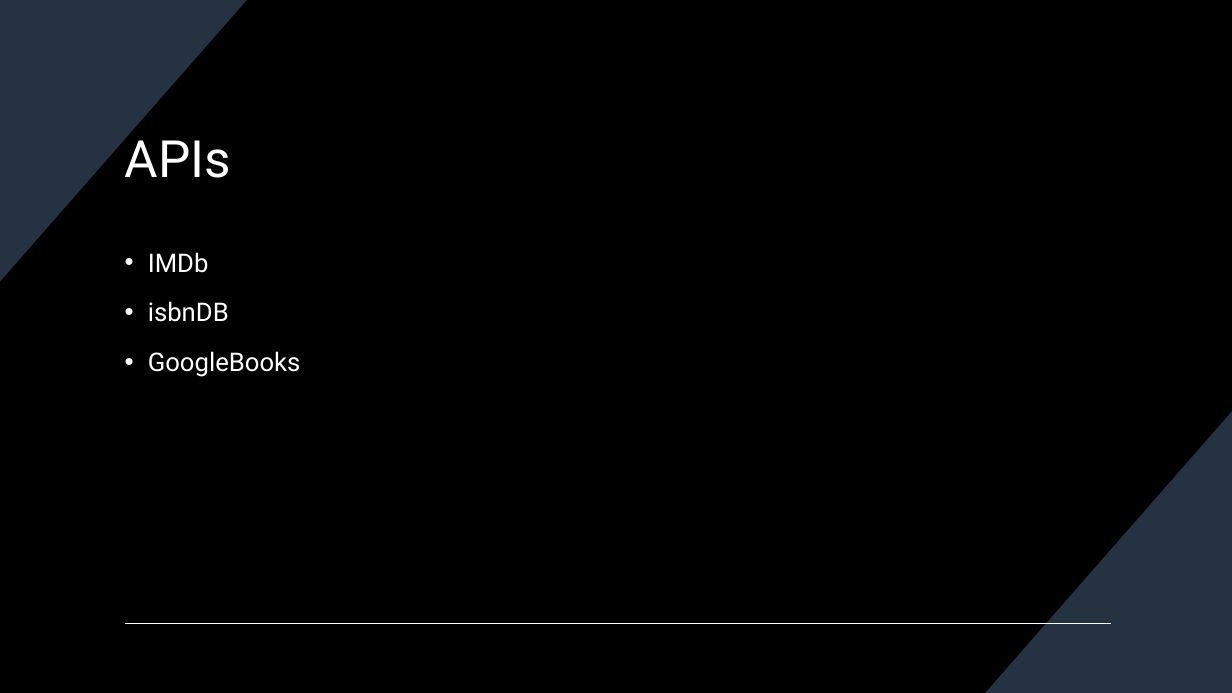
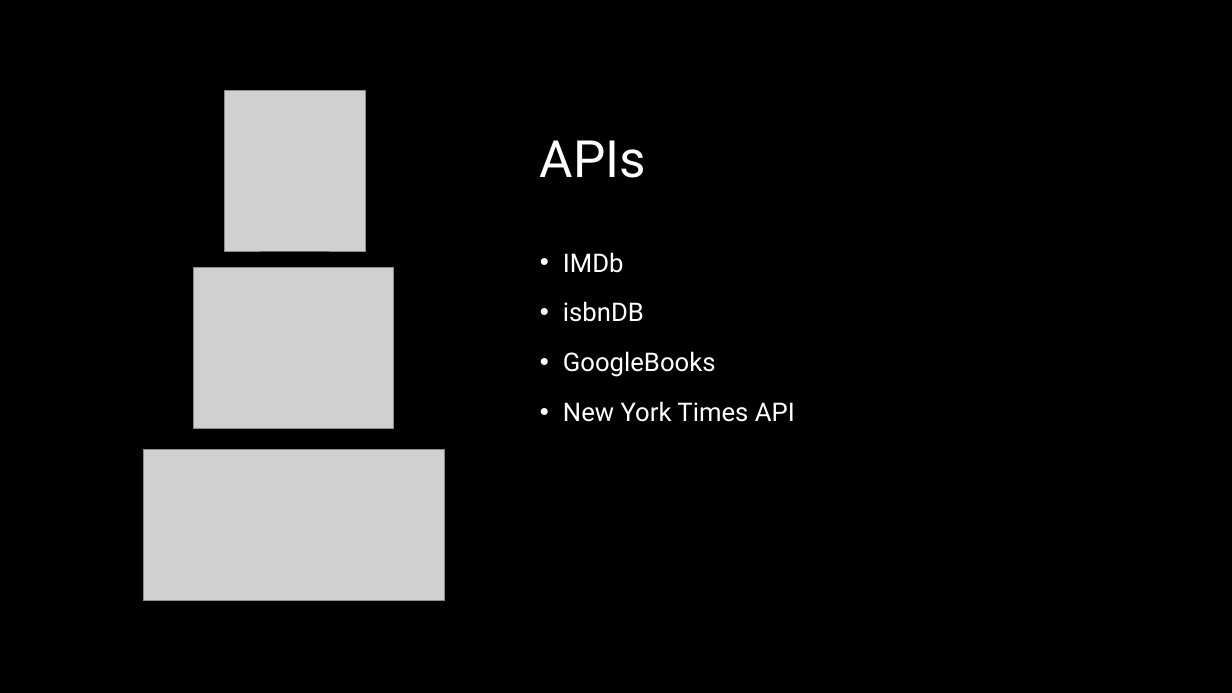
Before and after one commit to AaloFanaa/htldo5_swp, a slide deck: slide 6 of ScreenTale/Projektmanagement/Zwischenpräsentation_14_12_2023.pptx. Drawn at 1232x693 pixels with LibreOffice and Linux fonts; fonts in the diff are those of the drawing; grey boxes stand for pictures. Boxes give left, top, right and bottom in pixels: in the first picture for what was removed or moved away, otherwise in the second. Text is boxed around its words. In the diff, an @@ line names an element or a change of style, - is before the commit and + after.

```diff
--- a/ScreenTale/Projektmanagement/Zwischenpräsentation_14_12_2023.pptx
+++ b/ScreenTale/Projektmanagement/Zwischenpräsentation_14_12_2023.pptx
@@ rectangle added at <box>0,0,1232,693</box>, fill #000000 @@
@@ title "APIs" rewrapped from <box>125,130,231,178</box> to <box>540,140,646,178</box> @@
@@ picture added at <box>225,91,366,250</box> @@
@@ text "IMDb": place and size @@
-text "IMDb" at <box>148,252,301,377</box>
+text "IMDb" at <box>563,252,795,422</box>
@@ picture added at <box>194,268,395,428</box> @@
@@ text at <box>563,401,795,422</box>: paragraph added @@
+• New York Times API
@@ picture added at <box>143,449,444,601</box> @@
@@ line removed from (125, 624) to (1111, 624) @@
```
Also in this commit, not shown: 1 other slide changed.
